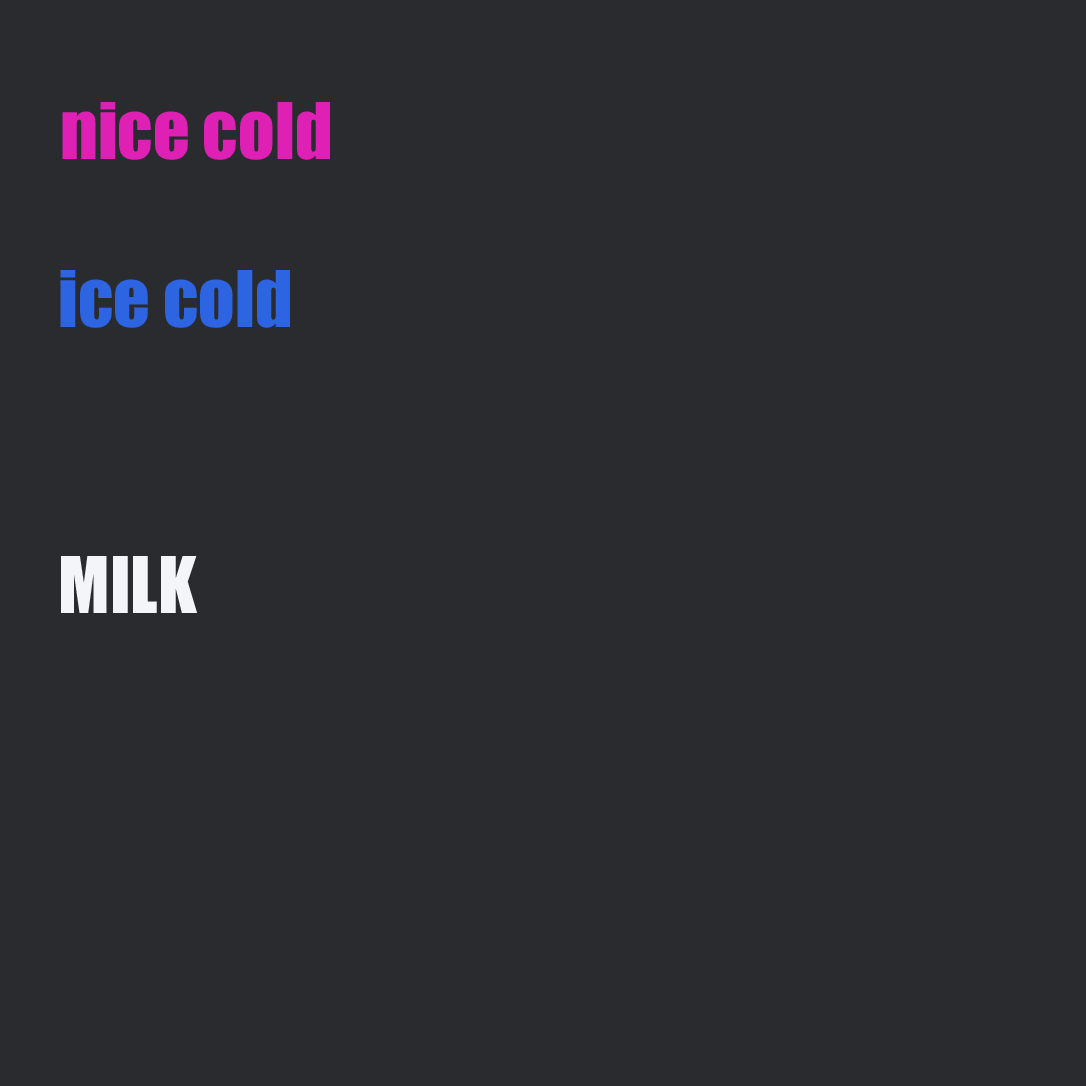
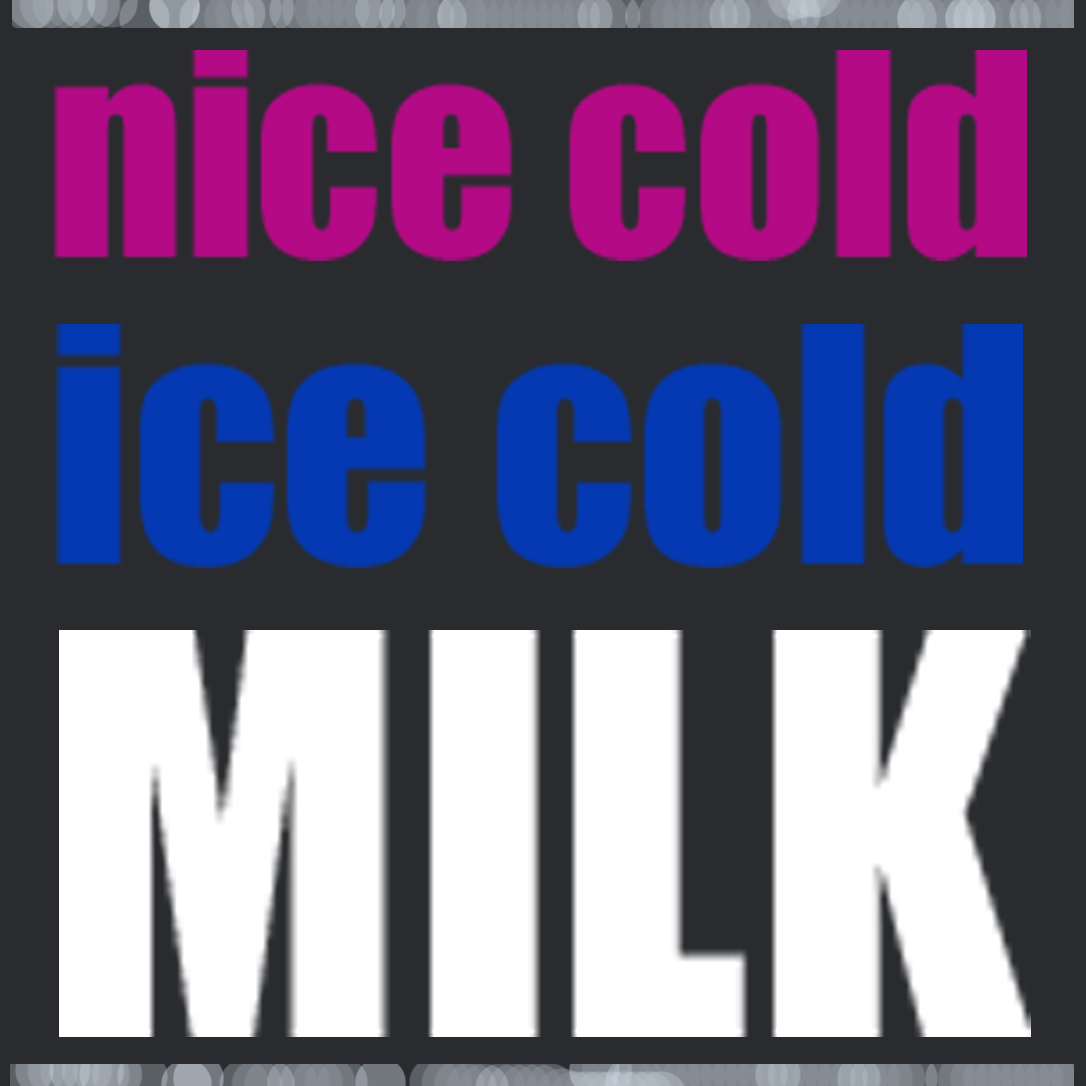
Comparing the layer stacks of the two 1086x1086 images. Changes:
added layer "Layer 4" (screen) above "Layer 3" over box(12, 0, 1074, 28)
added layer "Layer 3" (screen) above "MILK" over box(10, 1064, 1074, 1086)
"MILK": blend normal → linear light, painted on it over box(59, 556, 1031, 1037)
"ice cold": blend normal → difference, painted on it over box(56, 270, 1023, 568)
"nice cold": blend normal → difference, painted on it over box(54, 50, 1027, 261)
